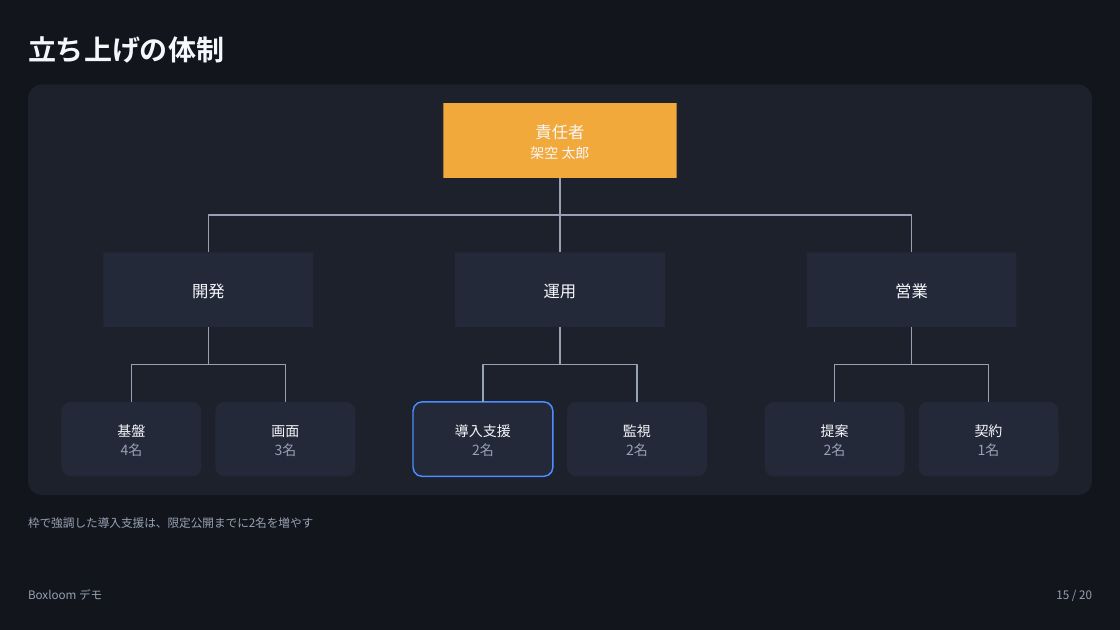
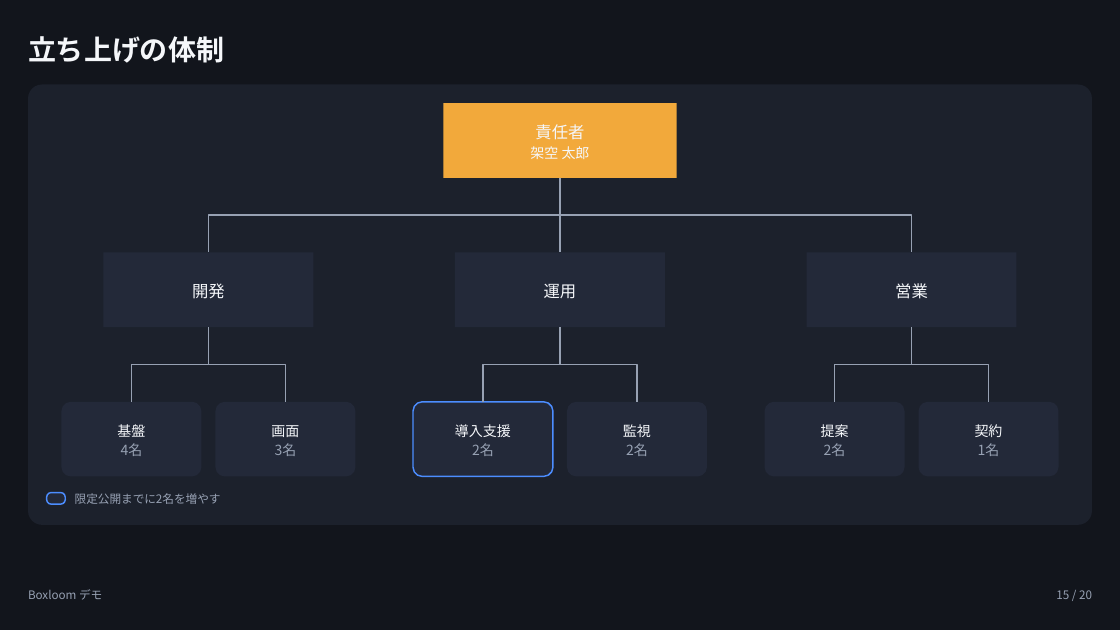
Before and after one commit to tjst-t/boxloom, a slide deck: slide 15 of boxloom/out/subsystems_showcase_dark.pptx. Drawn at 1120x630 pixels with LibreOffice and Linux fonts; fonts in the diff are those of the drawing. Boxes give left, top, right and bottom in pixels: in the first picture for what was removed or moved away, otherwise in the second. Text is boxed around its words. In the diff, an @@ line names an element or a change of style, - is before the commit and + after.

```diff
--- a/boxloom/out/subsystems_showcase_dark.pptx
+++ b/boxloom/out/subsystems_showcase_dark.pptx
@@ rounded rectangle: place and size @@
-rounded rectangle at bbox=[28, 85, 1092, 496]
+rounded rectangle at bbox=[28, 85, 1092, 525]
@@ rounded rectangle at bbox=[28, 85, 1092, 525]: proportions changed @@
@@ rounded rectangle added at bbox=[47, 492, 66, 504], fill #232939, outline #4C8DFF 1.25 pt @@
@@ text added at bbox=[75, 493, 221, 504], 10 pt, text #97A1B3 @@
+限定公開までに2名を増やす
@@ text removed at bbox=[28, 517, 313, 528] @@
-枠で強調した導入支援は、限定公開までに2名を増やす
```
Also in this commit, not shown: 4 other slides changed, 11 other files.
